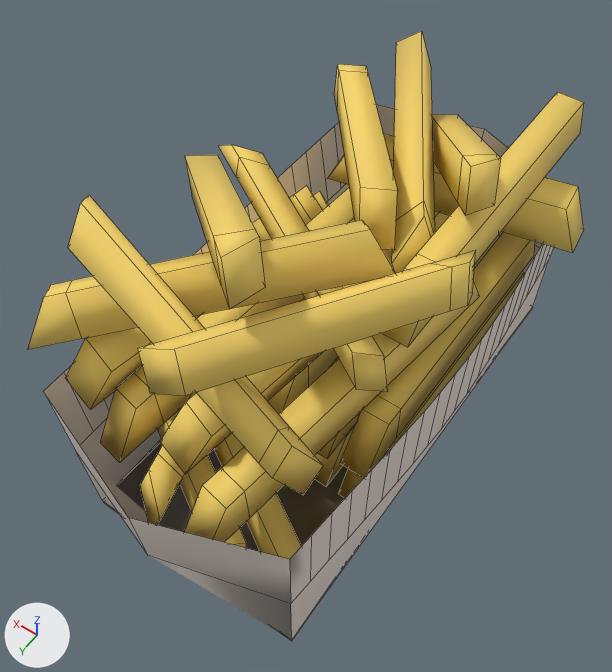
One commit to the FBX model working/amy/fbx/LBSR_Frenchfries_straight.fbx: the scene before it, then after it.
Rendered twice from a 50 mm lens placed at (-0.472, 0.477, 0.904), pointed at (-0.178, 0.065, 0.257). Lighting does not change. The marker at lower left points along +X, +Y and +Z. Mesh edges are drawn as thin lines. Where no turn or scale is listed for an object, it has been applied to the vertices. Vertices at the same position are counted once.

Objects in the first picture: 'box', 'fry.006', 'fry.007', 'fry.009', 'fry.012', 'fry.016', 'fry.017', 'fry.018', 'fry.020', 'fry.022', 'fry.023', 'fry.025'.
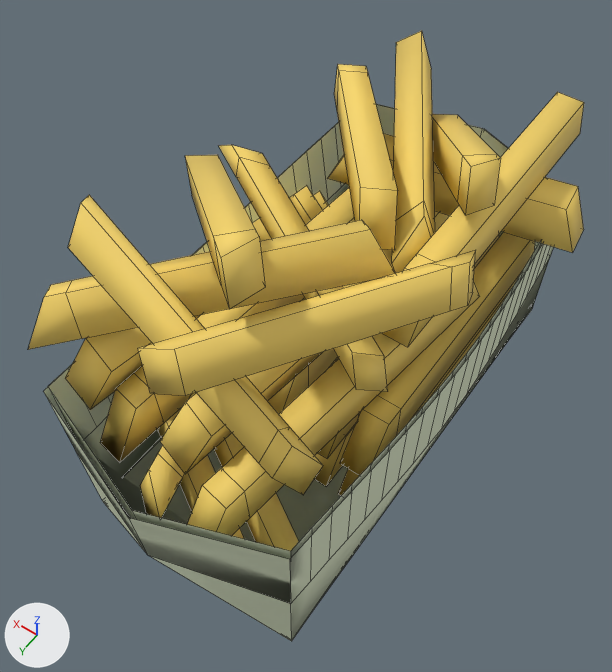
What differs and where, as boxes (x1, y1, x2, y2) in the pictures (612 x 672 px; the box of a moved part takes in the faces that stretch with it):
'box', reshaped
    before: (44, 104, 553, 641)
    after: (44, 129, 553, 641)
'box.001', added
    after: (48, 104, 542, 559)
part 1 of me_cube, moved or reshaped (not visible before)
    after: (75, 450, 292, 641)
part 2 of me_cube, recoloured
    before: (44, 104, 553, 641)
    after: (44, 129, 553, 640)

What the commit changed:
Material 'frenchfries_box' (mat_frenchfries_box) is new.
Its base color is (0.725, 0.8, 0.576) (white #dde7c8).
Its roughness is 0.69.
me_cube is used by ob_box; location (-0.175, 0.009, 0.083).
me_cube had 105 vertices, 61 faces and spanned x -0.147..0.155, y -0.302..0.301, z -0.003..0.199.
me_cube now has 105 vertices, 67 faces and spans x -0.147..0.155, y -0.302..0.301, z -0.003..0.199.
Part 1, on me_cube:
61 faces are deleted.
67 new faces join them.
me_cube part 2: 61 faces spanning x -0.147..0.155, y -0.302..0.301, z -0.003..0.199 switch from mat_material (white #e7dcd2) to mat_frenchfries_box (white #dde7c8).
Mesh me_cube_004 is new.
It has 105 vertices, 67 faces and spans x -0.144..0.152, y -0.297..0.296, z -0.003..0.196.
It uses material mat_frenchfries_box (white #dde7c8).
Object 'box.001' (ob_box_001) is new; it shows me_cube_004.
Its location is (-0.175, 0.009, 0.091).
